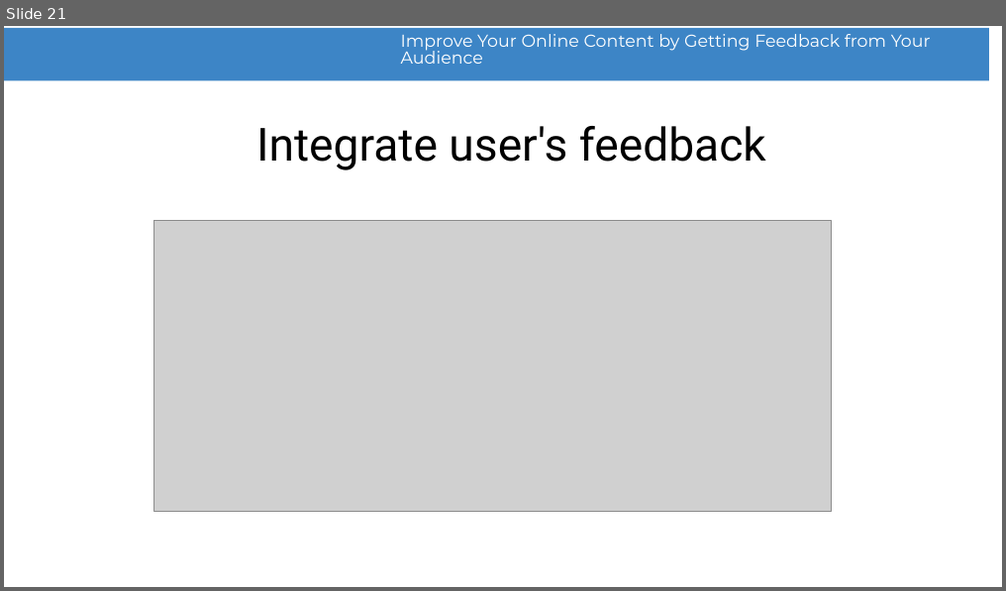
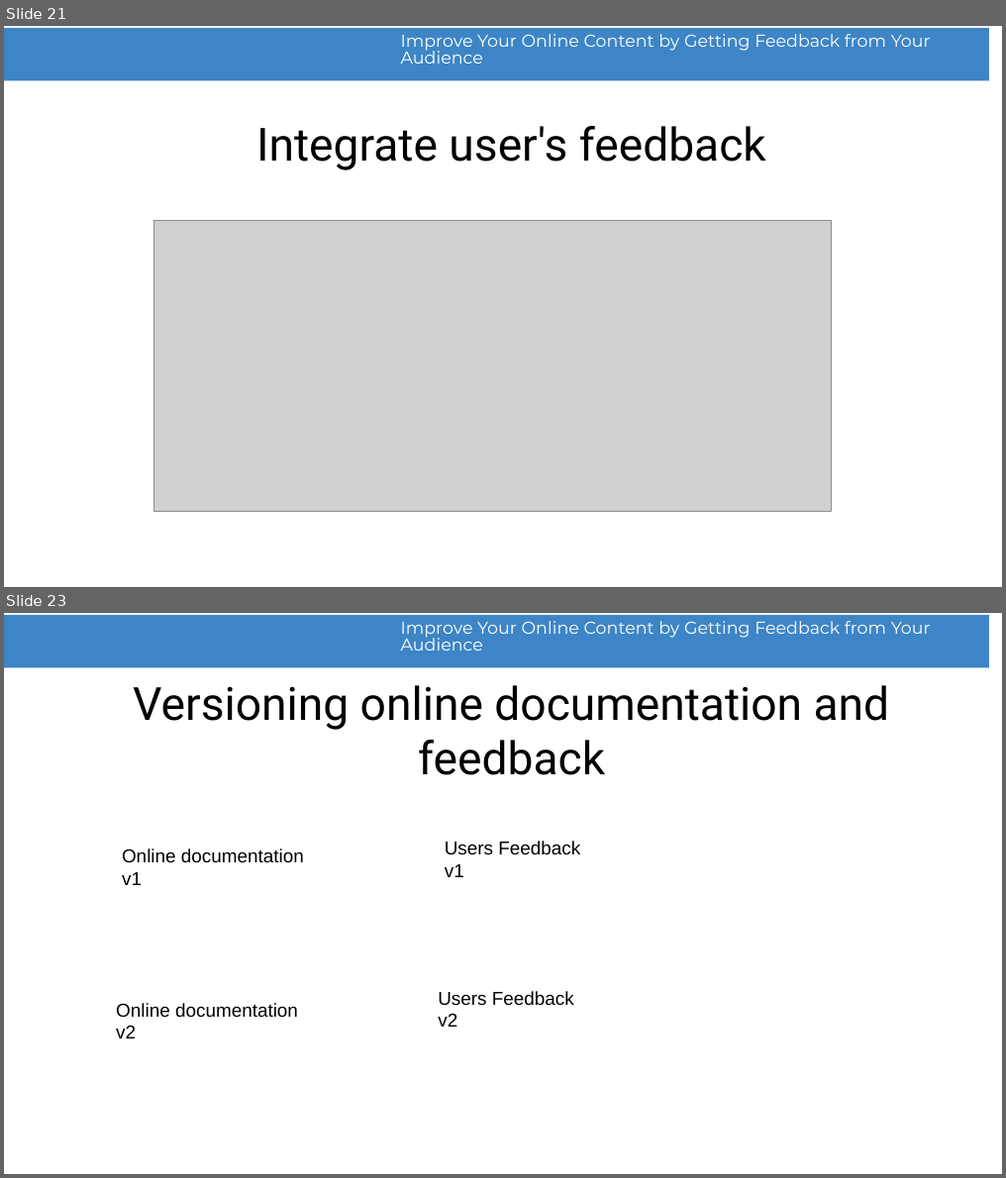
Before and after one commit to radu-pisoi/feedback-presentation, a slide deck: presentation/feedback-demo.odp. Shown one above the other, each under a label of ours: slide 21 before the commit, slides 21 and 23 after it; the slides between them are not shown. The pictures are 1006x591 and 1006x1178 pixels, drawn with LibreOffice and Linux fonts; fonts in the diff are those of the drawing; grey boxes stand for pictures; background and template pictures are left out. Boxes give left, top, right and bottom in pixels: in the first picture for what was removed or moved away, otherwise in the second. Text is boxed around its words. In the diff, an @@ line names an element or a change of style, - is before the commit and + after.

Commit message:
Feedback discussions

```diff
--- a/presentation/feedback-demo.odp
+++ b/presentation/feedback-demo.odp
@@ slide 23 added at box(4, 613, 1002, 1174), background #FFFFFF; not listed: 2 template elements that a slide beside it also shows @@
@@ title added at box(133, 685, 890, 775), 44 pt, text #000000 @@
+Versioning online documentation and feedback
@@ text added at box(122, 849, 304, 885), 18 pt, text #000000 @@
+Online documentation
+v1
@@ text added at box(445, 841, 580, 877), 18 pt, text #000000 @@
+Users Feedback
+v1
@@ text added at box(438, 991, 574, 1027), 18 pt, text #000000 @@
+Users Feedback
+v2
@@ text added at box(116, 1003, 298, 1039), 18 pt, text #000000 @@
+Online documentation
+v2
```
Also in this commit, not shown: 1 slide changed, 3 other slides added, 4 slides removed.
